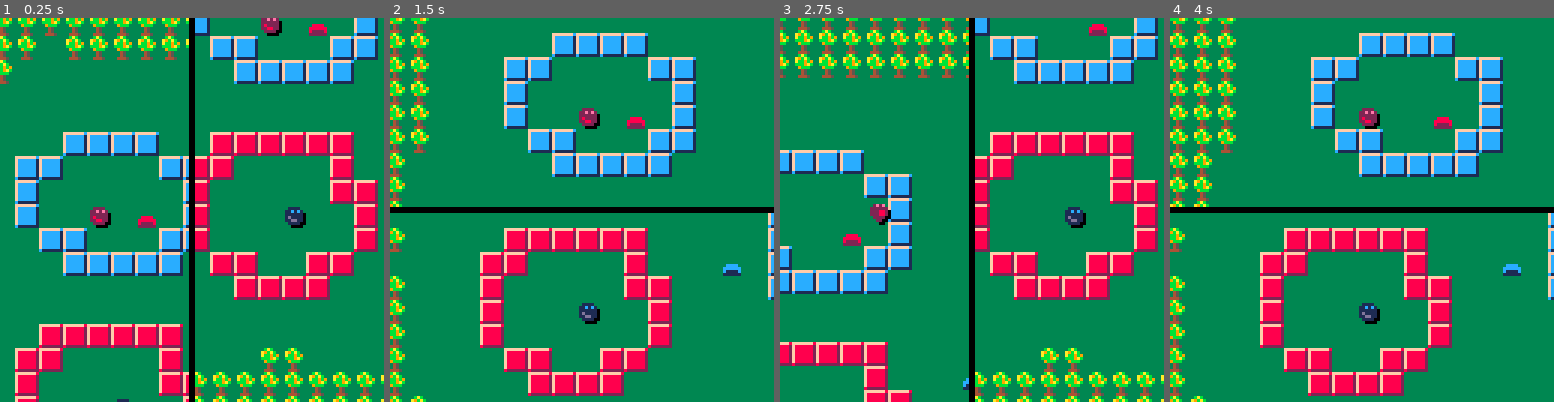
Above: before the commit, frames 1-4 (left to right).
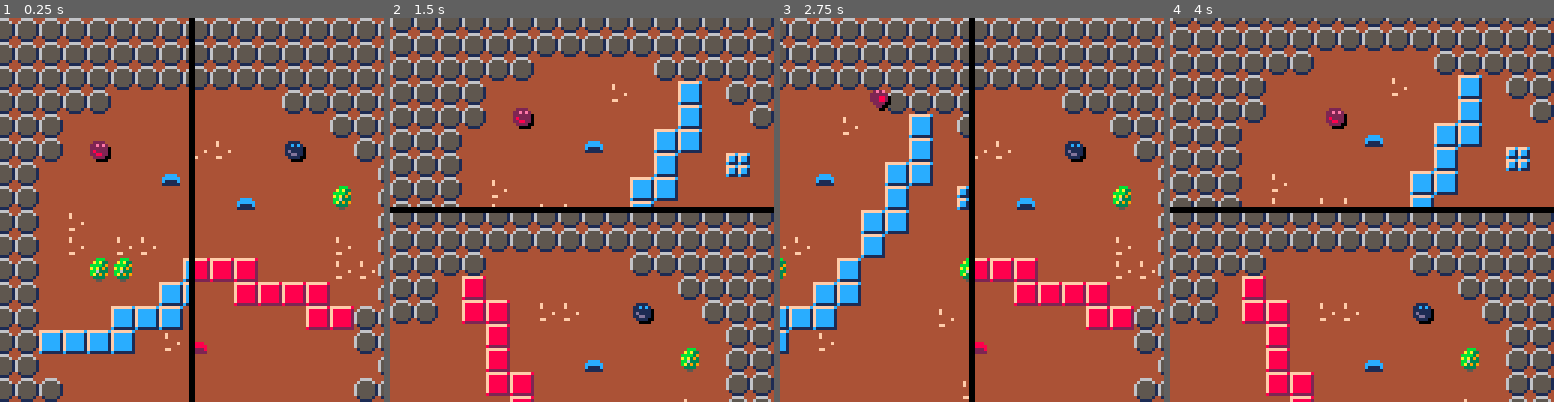
Above: after the commit, the same moments.

Repository: sdegutis/shepherdgame.com
Game: PICO-8 cartridge team.p8
Two runs of this game, one before a commit and one after it. Both use one fixed random seed, a clock stepped at 60 frames per second and the inputs below.
Inputs:
- Up to frame 1 (0.25 s): no input
- Up to frame 2 (1.5 s): tap X (X key) at 0.33, 1.07 s; tap O (Z key) at 0.7 s
- Up to frame 3 (2.75 s): hold Right 1.6-2.1 s; tap O (Z key) at 1.7, 2.1, 2.5 s; tap X (X key) at 1.85 s; hold Up 2.15-2.42 s; hold Right from 2.47 s (still down)
- Up to frame 4 (4 s): tap O (Z key) at 2.9, 3.3, 3.7 s; tap X (X key) at 2.97 s; release Right at 3.03 s; hold Left 3.08-3.58 s; hold Down 3.63-3.97 s

The runs differ from the first frame. In frame 1, 96% of the frame differs, in the area x 0-100%, y 0-100%; in frame 2, 96%; in frame 3, 95%; in frame 4, 97%.

Commit message:
Level 3 is a desert I guess?

Diff:
--- a/team.p8
+++ b/team.p8
@@ -11,7 +11,7 @@
 flipview=false
 
 function _init()
-	level=2
+	level=3
 	starttitle()
 end
 
@@ -259,7 +259,8 @@
 end
 
 function resetspot(x,y)
-	mset(mapx+x,mapy+y, 2)
+	local s = mget(mapx,mapy)
+	mset(mapx+x,mapy+y, s)
 end
 
 function getmapspot()
@@ -730,54 +731,54 @@
 
 
 __gff__
-0001000000000000000000000000000000000000000000000000000000000000000000000000000000000000000000000000000000000000000000000000000000000000000000000000000000000000000000000000000000000000000000000000000000000000000000000000000000000000000000000000000000000000
+0001000000000000000000000100000000000000000000000000000000000000000000000000000000000000000000000000000000000000000000000000000000000000000000000000000000000000000000000000000000000000000000000000000000000000000000000000000000000000000000000000000000000000
 0000000000000000000000000000000000000000000000000000000000000000000000000000000000000000000000000000000000000000000000000000000000000000000000000000000000000000000000000000000000000000000000000000000000000000000000000000000000000000000000000000000000000000
 __map__
-0101010101010101010101010101010101010101010101010101010101010101010101010101010101010101010101010101010101010101010101010101010101010101010101010101010101010101010101010101010101010101010101010101010101010101010101010101010101010101010101010101010101010101
-0101010101010101010101010101010101010101010101010101010101010101010101010101010101010101010101010101010101010101010101010101010101020202020202022902020202020202020202020202020202280202020202010102020202020202290202020202280202020239020229020239020229020201
-0101010101010101010101010101010101010101010101010101010101010101010101010101010101010101010101010101010101010101010101010101010101021002020202022902020202020202020202020202020202280202022002010102100220020202290202050202280202040239020229020239020229020201
-0101010101010101010101010101010101010101010101010101010101010101010101010101010101010101010101010101010101010101010101010101010101020202020902022902020202020202020202020202020202280202020202010102020202090202290202020802280202020239020229020239020229020201
-0101010101010101010101010101010101010101010101010101010101010101010101010101010101010101010101010101010101010101010101010101010101020202020202022902020502020202020202020202020202280209020202010102020202020202290202020202280202020239020229020239020229020201
-0101010101010101010101010101010101010101010101010101010101010101010101010101010102010101010101010101020101010101010101010101010101020202020202022902020202020202020202020202020202280202020202010101010101010101010101010101010101010101010101010101010101020201
-0101010101010101010101010101010101010101010101010101010101010101010101010101010202020202020202020202020202020101010101010101010101292929292929292902020202020202020202020202020202282828282828010102020202020202020202020202020202020202020202010202020202020201
-0101010101010101010101020202020202020201010101010101010101010101010101010202020202020202020202020202020202020202010101010101010101020202020202020202020202020202020202020202020202020202020202010102020202020202020202020202020202020202020202010202020202020201
-0101010101010101010102020202020202020202010101010101010101010101010101010202020202020202020202020202020202020202010101010101010101020202020202020202020202020202020202020202020202020202080202010102020202020202020202020202020202020202020202010202060202090201
-0101010101010101010202020202020202020202020202010101010101010101010101010202020202292929290202020202020202020202020201010101010101020202020202020202020202020202020202020202020202020202020202010102020202020202020202020202020202020202020202010202020202020201
-0101010101010101020202021020020202020202020202010101010101010101010101010202022929020202022929020202020202020202020202010101010101020202020202020202020202020202020202020202020202020202020202010102020202020202020202020202020202020202020202010202020202020201
-0101010101010101020202020202020209020202020202020101010101010101010101010202022902020202020229020202020202020202020202010101010101020202020202020202020202020202020202020202020202020202020202010102020202020202020202020202020202020202020202010102020202020201
-0101010101010101020202020202020202020202020202020201010101010101010101010202022902021002080229020202020205020202020202010101010101020202023939393939390202020202020202020202020202020202020202010102020202020202020202020202020202020202020202020101010101010101
-0101010101010102020202022929290202020202020202020201010101010101010101010202020229290202022929020202020202020202020202010101010101020202390202393902023902020202020202020202020202020202020202010102020202020202020202020202020202020202020202020202020202020201
-0101010101010102020202022908290202020202020202020201010101010101010101020202020202292929292902020202020202020202020202010101010101020202390202020202023902020202020202020202020202020202020202010102020202020202020202020202020202020202020202020202020202020201
-0101010101010102020202022929290202020202020202020101010101010101010101020202020202020202020202020202022929292929020202010101010101020202390202070202023902020202020202020202020202020202020202010102020202020202020202020202020202020202020202020202020202020201
-0101010101010202020202020202020202020202020202020101010101010101010101020202020202020202020202020202022938383829020202020101010101020202390202020202023902020202020202020202020202020202020202010102020202020202020202020202020202020202020202020202020202020201
-0101010101010202020202020202282828020202020202020101010101010101010101010202020228282828282802020202022938073829020202020101010101020202023939020239390202020202020202020202020202020202020202010102020202020202020202020202020202020202020202020202020202020201
-0101010101010202020202020202280728020202020202010101010101010101010101020202022828020202022802020209022938383829020202020101010101020202020239020239020202020202020202020202020202020202020202010102020202020202020202020202020202020202020202020202020202020201
-0101010101010102020202020202282828020202020202010101010101010101010101010202022802020202022828020202022929292929020202020101010101020202020202393902020202020202020202020202020202020202020202010102020202020202020202020202020202020202020202020202020202020201
-0101010101010102020202020202020202020202020201010101010101010101010101010202022802020220020228020202020202020202020202010101010101020202020202020202020202020202020202020202020202020202020202010102020202020202020202020202020202020202020202020202020202020201
-0101010101010101010202020202020202020202020101010101010101010101010101010202022802020202020228020202020202020202020202010101010101020202020202020202020202020202020202020202020202020202020202010102020202020202020202020202020202020202020202020202020202020201
-0101010101010101010101020202020202020201010101010101010101010101010101010202020228280202282802020202020202020202020201010101010101020202020202020202020202020202020202020202020202020202020202010102020202020202020202020202020202020202020202020202020202020201
-0101010101010101010101010101010101010101010101010101010101010101010101010202020202282828280202020202020202020202020201010101010101020202020202020202020202020202020202020202020202020202020202010102020202020202020202020202020202020202020202020202020202020201
-0101010101010101010101010101010101010101010101010101010101010101010101010102020202020202020202020202020202020202020201010101010101020202020202020202020202020202020202020202020202020202020202010102020202020202020202020202020202020202020202020202020202020201
-0101010101010101010101010101010101010101010101010101010101010101010101010102020202020202020202020202020202020202020101010101010101020202020202020202020202020202020202020202020202020202020202010102020202020202020202020202020202020202020202020202020202020201
-0101010101010101010101010101010101010101010101010101010101010101010101010101020202020101020202020202010102010101010101010101010101020202020202020202020202020202020202020202020202020202020202010102020202020202020202020202020202020202020202020202020202020201
-0101010101010101010101010101010101010101010101010101010101010101010101010101010101010101010101010101010101010101010101010101010101020202020202020202020202020202020202020202020202020202020202010102020202020202020202020202020202020202020202020202020202020201
-0101010101010101010101010101010101010101010101010101010101010101010101010101010101010101010101010101010101010101010101010101010101020202020202020202020202020202020202020202020202020202020202010102020202020202020202020202020202020202020202020202020202020201
-0101010101010101010101010101010101010101010101010101010101010101010101010101010101010101010101010101010101010101010101010101010101020202020202020202020202020202020202020202020202020202020202010102020202020202020202020202020202020202020202020202020202020201
-0101010101010101010101010101010101010101010101010101010101010101010101010101010101010101010101010101010101010101010101010101010101020202020202020202020202020202020202020202020202020202020202010102020202020202020202020202020202020202020202020202020202020201
-0101010101010101010101010101010101010101010101010101010101010101010101010101010101010101010101010101010101010101010101010101010101010101010101010101010101010101010101010101010101010101010101010101010101010101010101010101010101010101010101010101010101010101
-…(16 lines of a section not shown)…
+020101010101010101010101010101010101010101010101010101010101010102010101010101010101010101010101010101010101010101010101010101010b0c0c0c0c0c0c0c0c0c0c0c0c0c0c0c0c0c0c0c0c0c0c0c0c0c0c0c0c0c0c0c0101010101010101010101010101010101010101010101010101010101010101
+010101010101010101010101010101010101010101010101010101010101010101010101010101010101010101010101010101010101010101010101010101010c0c0c0c0c0c0c0c0c0c0c0c0c0c0c0c0c0c0c0c0c0c0c0c0c0c0c0c0c0c0c0c0102020202020202290202020202280202020239020229020239020229020201
+010101010101010101010101010101010101010101010101010101010101010101010101010101010101010101010101010101010101010101010101010101010c0c0c0c0c0c0c0c0c0c0c0c0c0c0c0c0c0c0c0c0c0c0c0c0c0c0c0c0c0c0c0c0102100220020202290202050202280202040239020229020239020229020201
+010101010101010101010101010101010101010101010101010101010101010101010101010101010101010101010101010101010101010101010101010101010c0c0c0c0c0c0b0b0b0b0b0c0c0c0c0c0c0c0c0c0b0b0b0b0b0b0c0c0c0c0c0c0102020202090202290202020802280202020239020229020239020229020201
+010101010101010101010101010101010101010101010101010101010101010101010101010101010101010101010101010101010101010101010101010101010c0c0c0c0b0b0b0b0b1b0b0b290b0c0c0c0c0b280b0b0b0b0b0b0b0b0c0c0c0c0102020202020202290202020202280202020239020229020239020229020201
+010101010101010101010101010101010101010101010101010101010101010101010101010101010201010101010101010102010101010101010101010101010c0c0c0c0b100b0b0b0b0b0b290b0b0c0c0c0b28280b1b1b0b0b200b0b0c0c0c0101010101010101010101010101010101010101010101010101010101020201
+010101010101010101010101010101010101010101010101010101010101010101010101010101020202020202020202020202020202010101010101010101010c0c0c0b0b0b0b0b090b0b29290b0b0b0b0b0b0b280b0b0b0b0b0b0b0b0b0c0c0102020202020202020202020202020202020202020202010202020202020201
+010101010101010101010102020202020202020101010101010101010101010101010101020202020202020202020202020202020202020201010101010101010c0c0c0b0b0b0b0b0b0b0b290b0b050b0b0b0b0b280b0b0b090b0b0b2b0b0c0c0102020202020202020202020202020202020202020202010202020202020201
+010101010101010101010202020202020202020201010101010101010101010101010101020202020202020202020202020202020202020201010101010101010c0c0c0b1b0b0b0b0b0b29290b0b0b0b0b0b0b0b28280b0b0b0b0b0b0b0b0c0c0102020202020202020202020202020202020202020202010202060202090201
+010101010101010101020202020202020202020202020201010101010101010101010101020202020229292929020202020202020202020202020101010101010c0c0c0b1b0b1b1b0b0b290b0b0b0b0b0b0b0b0b0b280b0b0b0b0b0b1b0b0c0c0102020202020202020202020202020202020202020202010202020202020201
+010101010101010102020202102002020202020202020201010101010101010101010101020202292902020202292902020202020202020202020201010101010c0c0c0b0b2b2b0b0b290b0b0b0b2b0b1b1b1b0b0b0b2828280b0b0b1b1b0c0c0102020202020202020202020202020202020202020202010202020202020201
+010101010101010102020202020202020902020202020202010101010101010101010101020202290202020202022902020202020202020202020201010101010c0c0c0b0b0b0b0b29290b0b0b0b0b0b0b0b1b0b0b0b0b0b282828280b0b0c0c0102020202020202020202020202020202020202020202010102020202020201
+010101010101010102020202020202020202020202020202020101010101010101010101020202290202100208022902020202020502020202020201010101010c0c0c0b0b0b2929290b0b0b0b1b0b0b0b0b0b0b0b0b0b0b0b0b0b28280c0c0c0102020202020202020202020202020202020202020202020101010101010101
+010101010101010202020202292929020202020202020202020101010101010101010101020202022929020202292902020202020202020202020201010101010c0c0c292929290b1b0b0b0b0b0b0b0b0b0b0b2b0b0b080b0b0b0b0b0b0c0c0c0102020202020202020202020202020202020202020202020202020202020201
+010101010101010202020202290829020202020202020202020101010101010101010102020202020229292929290202020202020202020202020201010101010c0c0c0b0b0b0b0b0b0b0b0b0b0b0b0b0b0b0b0b0b0b0b0b0b0b0b0b0b0b0c0c0102020202020202020202020202020202020202020202020202020202020201
+010101010101010202020202292929020202020202020202010101010101010101010102020202020202020202020202020202292929292902020201010101010c0c0c0c0b0b0b0b0b0b0b0b0b0b1b1b0b0b0b0b0b0b0b0b0b0b0b0b0b0c0c0c0102020202020202020202020202020202020202020202020202020202020201
+010101010101020202020202020202020202020202020202010101010101010101010102020202020202020202020202020202293838382902020202010101010c0c0c0c0c0b0b0b0b0b0b0b0b0b1b0b0b0b0b0b0b0b0b0b0b0b0b0b0b0c0c0c0102020202020202020202020202020202020202020202020202020202020201
+010101010101020202020202020228282802020202020202010101010101010101010101020202022828282828280202020202293807382902020202010101010c0c0c0c0c0b0b0b2b0b1b0b0b0b0b0b0b0b0b0b0b0b0b0b0b1b0b0b0c0c0c0c0102020202020202020202020202020202020202020202020202020202020201
+010101010101020202020202020228072802020202020201010101010101010101010102020202282802020202280202020902293838382902020202010101010c0c0c0c0c0c0b0b0b0b1b0b0b0b0b0b0b0b0b0b0b0b0b0b0b1b1b0b0c0c0c0c0102020202020202020202020202020202020202020202020202020202020201
+010101010101010202020202020228282802020202020201010101010101010101010101020202280202020202282802020202292929292902020202010101010c0c0c0c0c0c0c0b0b1b0b0b0b0b0b0b0b0b0b0b0b1b0b0b0b0b0b0c0c0c0c0c0102020202020202020202020202020202020202020202020202020202020201
+010101010101010202020202020202020202020202020101010101010101010101010101020202280202022002022802020202020202020202020201010101010c0c0c0c0c0c0c0c0b0b0b0b0b3939393939390b0b0b0b0b0b0b0c0c0c0c0c0c0102020202020202020202020202020202020202020202020202020202020201
+010101010101010101020202020202020202020202010101010101010101010101010101020202280202020202022802020202020202020202020201010101010c0c0c0c0c0c0c0c0b0b0b0b39020239390201390b0b2b0b0b0c0c0c0c0c0c0c0102020202020202020202020202020202020202020202020202020202020201
+010101010101010101010102020202020202020101010101010101010101010101010101020202022828020228280202020202020202020202020101010101010c0c0c0c0c0c0c0c0b2b0b0b39020102020202390b0b0b0b0c0c0c0c0c0c0c0c0102020202020202020202020202020202020202020202020202020202020201
+010101010101010101010101010101010101010101010101010101010101010101010101020202020228282828020202020202020202020202020101010101010c0c0c0c0c0c0c0c0b0b0b0b39020207020102390b0b0b0c0c0c0c0c0c0c0c0c0102020202020202020202020202020202020202020202020202020202020201
+010101010101010101010101010101010101010101010101010101010101010101010101010202020202020202020202020202020202020202020101010101010c0c0c0c0c0c0c0c0b0b0b0b39020202020202390b0b0b0c0c0c0c0c0c0c0c0c0102020202020202020202020202020202020202020202020202020202020201
+010101010101010101010101010101010101010101010101010101010101010101010101010202020202020202020202020202020202020202010101010101010c0c0c0c0c0c0c0c0c0b0b0b0b3939020239390b0b0b0c0c0c0c0c0c0c0c0c0c0102020202020202020202020202020202020202020202020202020202020201
+010101010101010101010101010101010101010101010101010101010101010101010101010102020202010102020202020201010201010101010101010101010c0c0c0c0c0c0c0c0c0b0b0b0b0b390102390b0b1b0b0c0c0c0c0c0c0c0c0c0c0102020202020202020202020202020202020202020202020202020202020201
+010101010101010101010101010101010101010101010101010101010101010101010101010101010101010101010101010101010101010101010101010101010c0c0c0c0c0c0c0c0c0c0b0b0b0b0b39390b0b0b1b0b0c0c0c0c0c0c0c0c0c0c0102020202020202020202020202020202020202020202020202020202020201
+010101010101010101010101010101010101010101010101010101010101010101010101010101010101010101010101010101010101010101010101010101010c0c0c0c0c0c0c0c0c0c0c0c0b0b0b0b0b0b0b0b0b0c0c0c0c0c0c0c0c0c0c0c0102020202020202020202020202020202020202020202020202020202020201
+010101010101010101010101010101010101010101010101010101010101010101010101010101010101010101010101010101010101010101010101010101010c0c0c0c0c0c0c0c0c0c0c0c0c0c0c0b0b0b0b0c0c0c0c0c0c0c0c0c0c0c0c0c0102020202020202020202020202020202020202020202020202020202020201
+010101010101010101010101010101010101010101010101010101010101010101010101010101010101010101010101010101010101010101010101010101010c0c0c0c0c0c0c0c0c0c0c0c0c0c0c0c0c0c0c0c0c0c0c0c0c0c0c0c0c0c0c0c0102020202020202020202020202020202020202020202020202020202020201
+010101010101010101010101010101010101010101010101010101010101010101010101010101010101010101010101010101010101010101010101010101010c0c0c0c0c0c0c0c0c0c0c0c0c0c0c0c0c0c0c0c0c0c0c0c0c0c0c0c0c0c0c0c0101010101010101010101010101010101010101010101010101010101010101
+…(16 lines of a section not shown)…
Not shown, changed: 24 lines of the sprite sheet (__gfx__) section of team.p8
